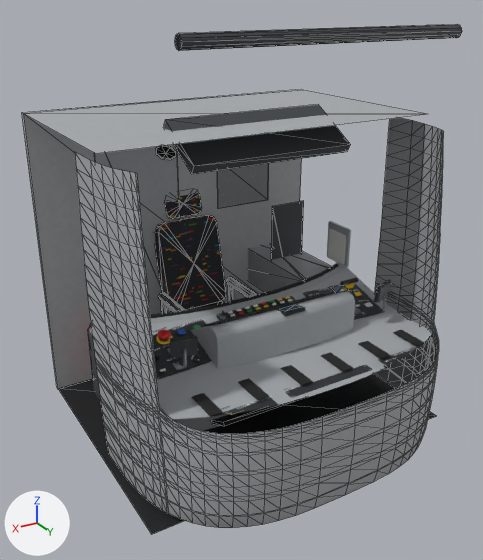
The glTF model assets/models/rolling_stock/angers_x05/cab_m.glb: old version first, new version second.
Before and after are seen from a 50 mm camera at (2.19, 6.94, 3.15) aimed at (0.01, 3.31, 1.33). Lighting does not change. The marker at lower left points along +X, +Y and +Z. The picture after the commit comes second. Mesh edges are drawn as thin lines on the coarser meshes. Where no turn or scale is listed for an object, it has been applied to the vertices. Vertices at exactly the same position are counted once.

Objects in the first picture: 'cab_shell', 'desk', 'driver_seat' and 5 more.
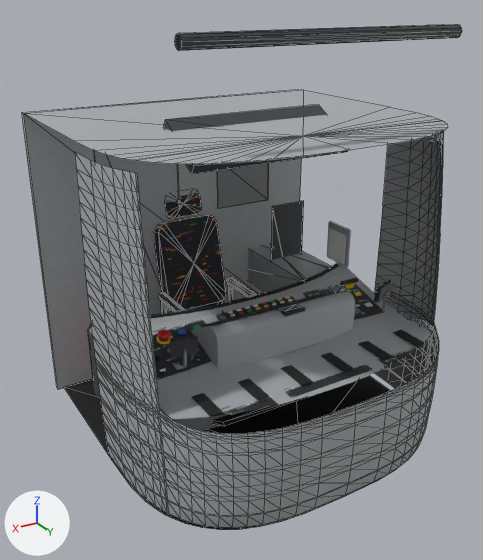
Where the change shows, as pixel boxes (x1, y1, x2, y2) in the pictures (483 x 560 px):
'cab_shell', reshaped
    before: (22, 24, 462, 534)
    after: (22, 24, 462, 530)
part 1 of me_cab_shell, added
    after: (64, 376, 396, 530)
part 2 of me_cab_shell, built on
    before: (22, 90, 436, 534)
    after: (22, 90, 447, 389)

The change in detail:
me_cab_shell is used by ob_cab_shell; location (0.0, 0.0, 0.0).
me_cab_shell had 1145 vertices, 1932 faces and spanned x -1.12..1.12, y 1.88..4.54, z 0.32..2.98.
me_cab_shell now has 1199 vertices, 1986 faces and spans x -1.12..1.12, y 1.88..4.54, z 0.32..2.98.
me_cab_shell part 1: a new loose piece of 30 vertices spanning x -1.08..1.08, y 2.4..4.49, z 0.32, in mat_cab_floor.
Part 2, on me_cab_shell:
6 vertices are removed from x -1.12..1.12, y 2.4..4.17, z 0.32..2.42.
13 faces are deleted.
30 vertices are added at x -1.12..1.12, y 2.4..4.35, z 2.42.
38 new faces join them, mat_cab_lining.
